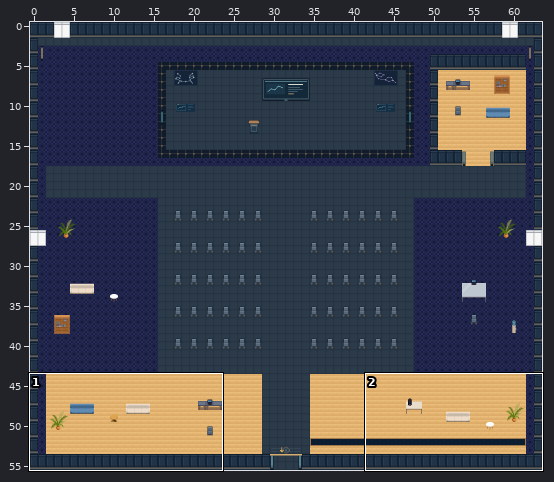
Two states of a Tiled map (JSON), maps/preview/lunar-hall.tmj. The first picture is a wide view before the edit; the outline marks the close-up.
Close-up. As it was:
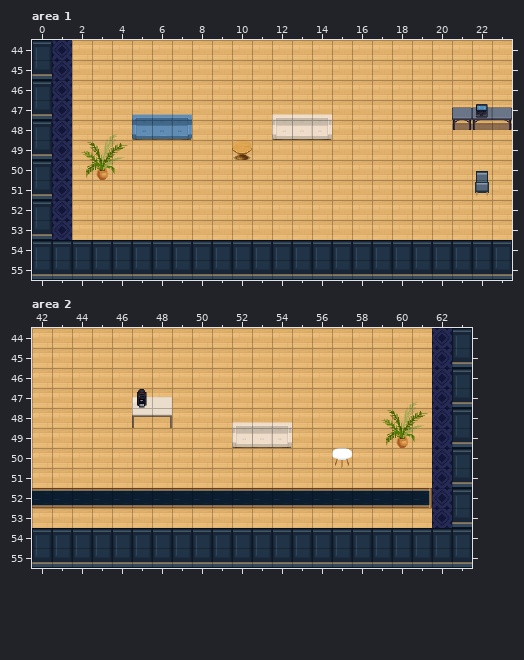
Cells are 32x32 px. Shown: area 1 x 0..23, y 44..55; area 2 x 42..63, y 44..55. The commit also changed other parts of the map, which this record leaves out.
After the commit:
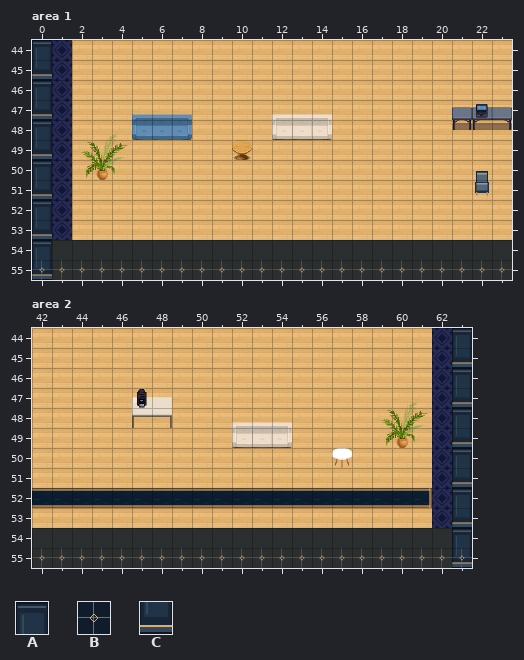
Key: from "art-0": A 0, B 15, C 16.
_ is an empty cell, # one hidden under a higher layer.
Diff:
Layer "scenery-belowAvatar-2", area 1:
y 55: x 0 _ -> C
Layer "scenery-belowAvatar-3", area 1:
y 55: x 0..23 ________________________ -> BBBBBBBBBBBBBBBBBBBBBBBB
Layer "scenery-aboveAvatar-0" (removed), area 1:
y 55: x 0 # -> _
Layer "scenery-aboveAvatar-1" (removed), area 1:
y 54: x 1..23 AAAAAAAAAAAAAAAAAAAAAAA -> _______________________
y 55: x 0..23 CCCCCCCCCCCCCCCCCCCCCCCC -> ________________________
Layer "scenery-belowAvatar-2", area 2:
y 55: x 63 _ -> C
Layer "scenery-belowAvatar-3", area 2:
y 55: x 42..63 ______________________ -> BBBBBBBBBBBBBBBBBBBBBB
Layer "scenery-aboveAvatar-0" (removed), area 2:
y 55: x 63 # -> _
Layer "scenery-aboveAvatar-1" (removed), area 2:
y 54: x 42..62 AAAAAAAAAAAAAAAAAAAAA -> _____________________
y 55: x 42..63 CCCCCCCCCCCCCCCCCCCCCC -> ______________________
